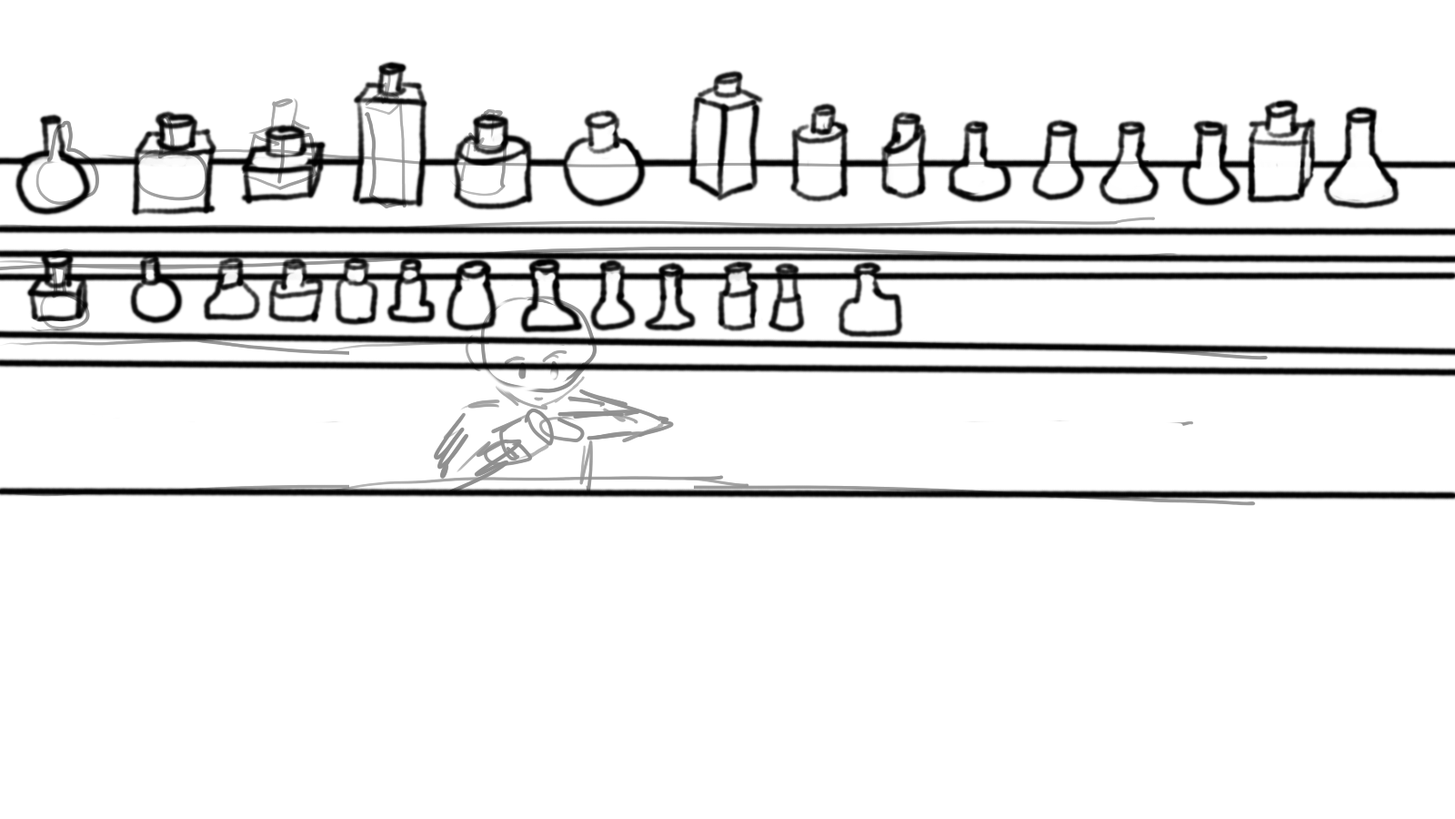
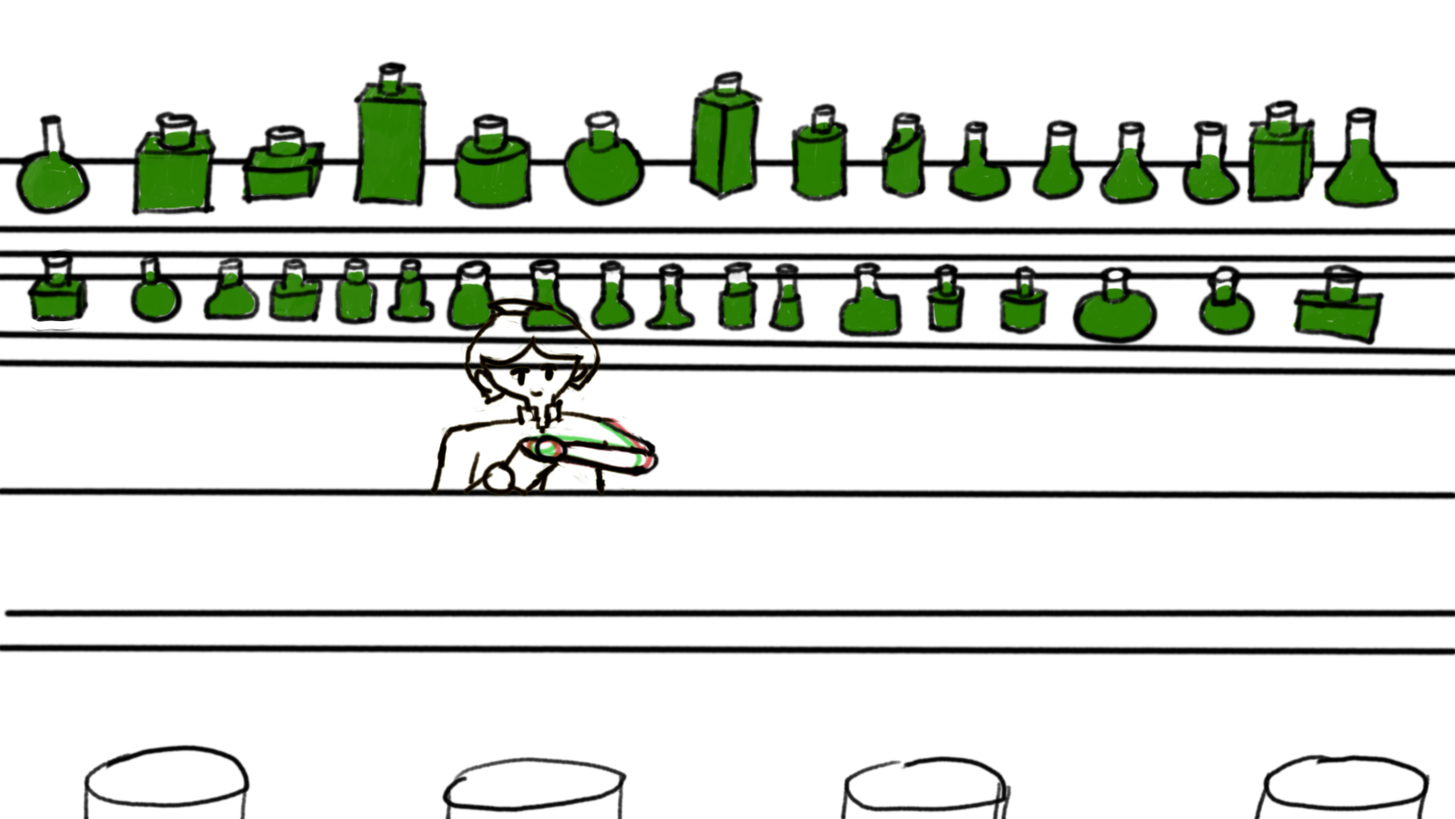
Layer changes from the first 1455x819 image to the second:
added layer "Paint Layer 1" above "BarKeep" over [349, 246, 699, 498]
renamed "Paint Layer 1" to "BarKeep", hid it, opacity 100% → 44%, painted on it over [407, 246, 699, 498]
renamed "Paint Layer 2" to "Background", painted on it over [0, 65, 1455, 819]
added layer "Paint Layer 2" above "storyboard" over [0, 65, 1396, 350]
hid "storyboard", painted on it over [0, 65, 1281, 506]
